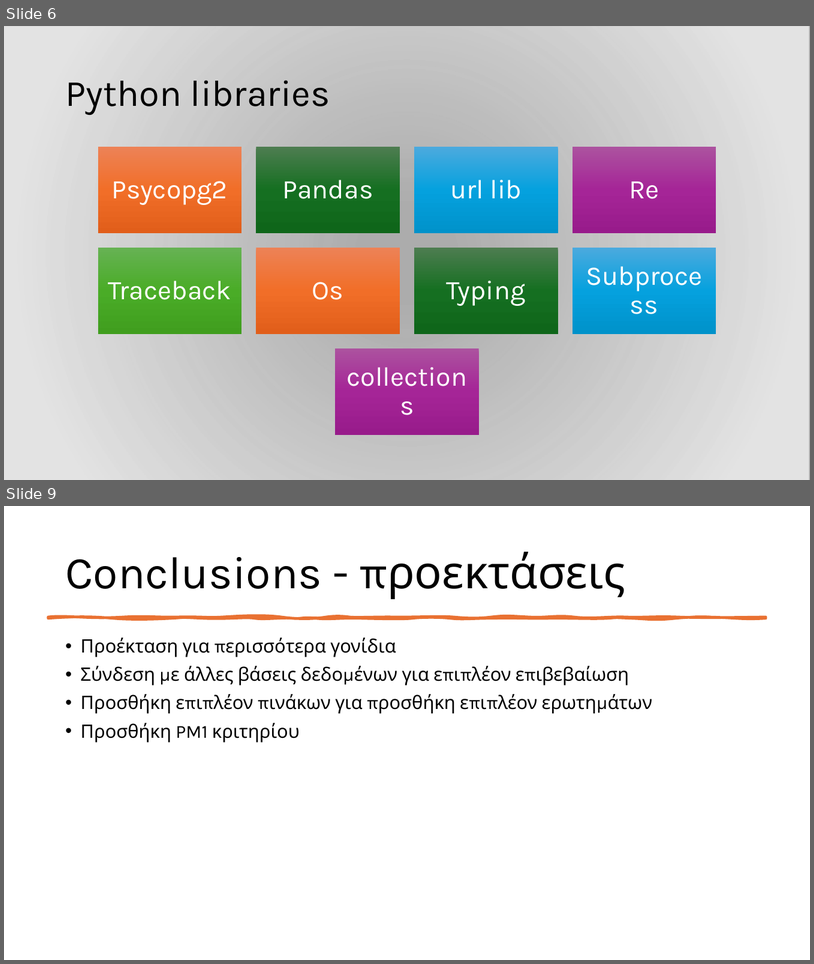
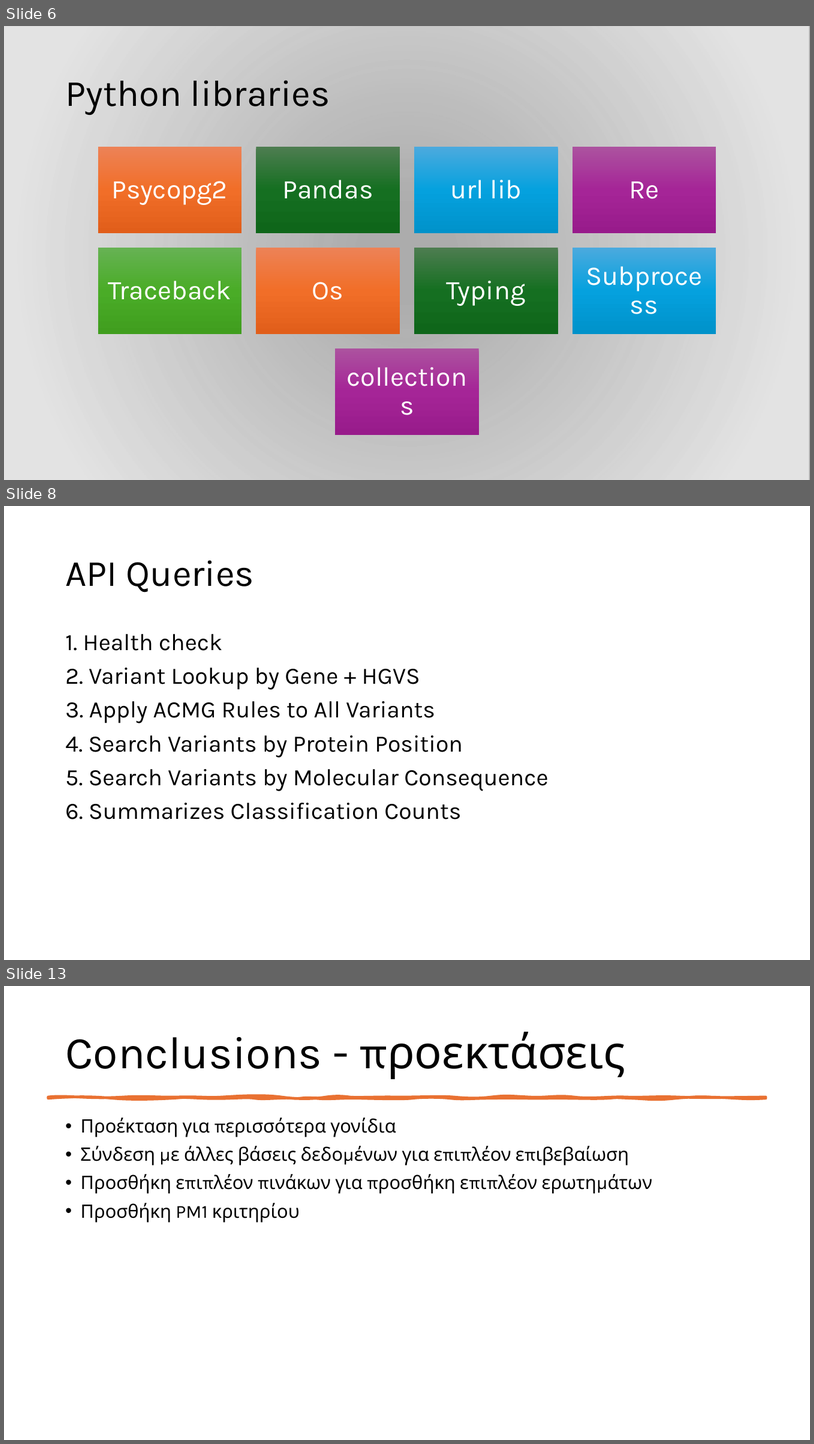
Before and after one commit to iliaanaa/genekor, a slide deck: genekor.pptx. Shown one above the other, each under a label of ours: slides 6 and 9 before the commit, slides 6, 8 and 13 after it; the slides between them are not shown. The pictures are 814x964 and 814x1444 pixels, drawn with LibreOffice and Linux fonts; fonts in the diff are those of the drawing; background and template pictures are left out; a plain dark background stands for a picture behind light text. Boxes give left, top, right and bottom in pixels: in the first picture for what was removed or moved away, otherwise in the second. Text is boxed around its words. In the diff, an @@ line names an element or a change of style, - is before the commit and + after.

```diff
--- a/genekor.pptx
+++ b/genekor.pptx
@@ slide 8 added at bbox=[4, 506, 810, 960], background #FFFFFF @@
@@ title added at bbox=[65, 560, 254, 592], 44 pt, text #000000 @@
+API Queries
@@ text added at bbox=[65, 634, 548, 819], 28 pt, text #000000 @@
+1. Health check
+2. Variant Lookup by Gene + HGVS
+3. Apply ACMG Rules to All Variants
+4. Search Variants by Protein Position
+5. Search Variants by Molecular Consequence
+6. Summarizes Classification Counts
@@ what was slide 9 is now slide 13 @@
```
Also in this commit, not shown: 2 slides changed, 4 other slides added, 1 slide removed.
